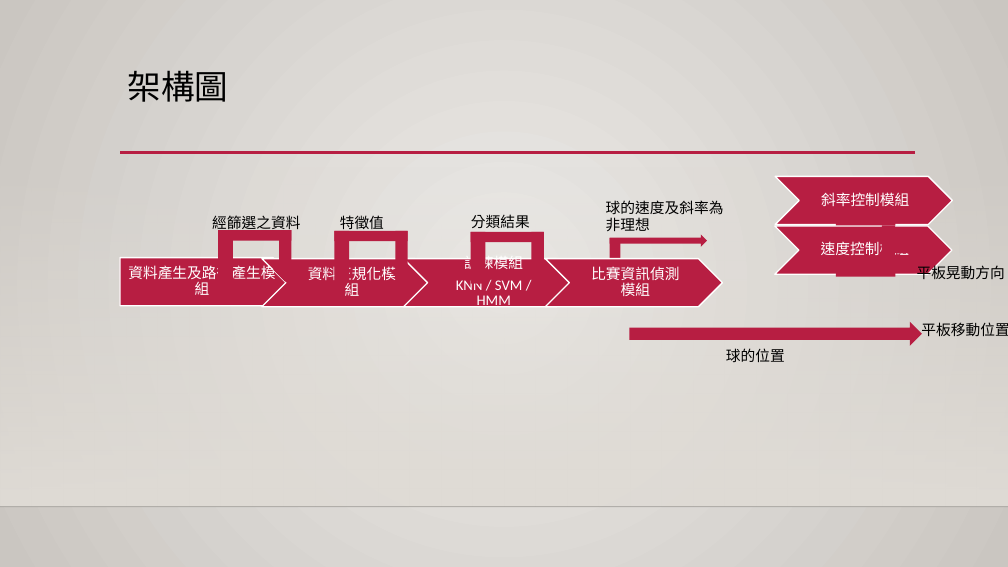
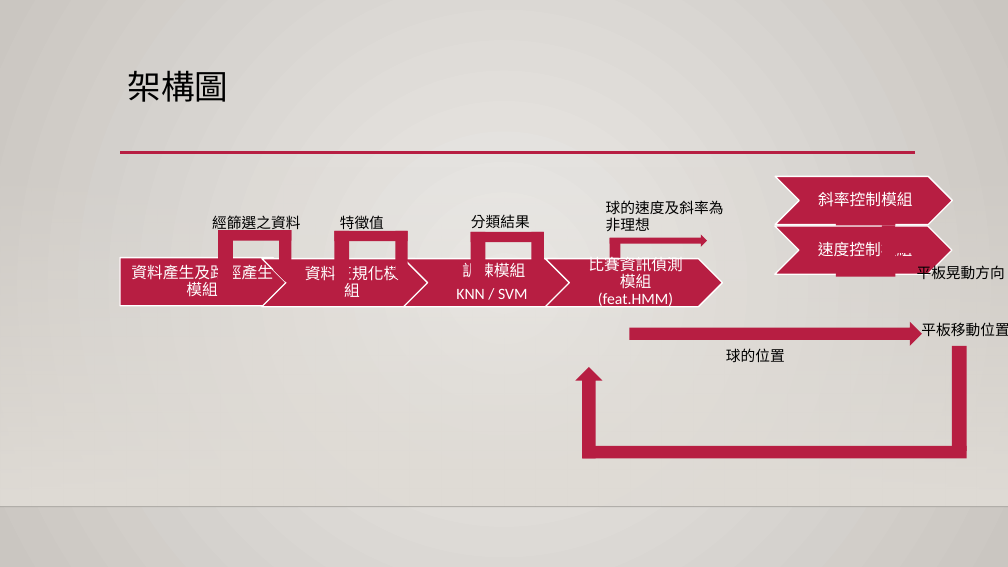
Before and after one commit to Yaucard/Machine-learning, a slide deck: slide 6 of homework5/ML_HW5_定版.pptx. Drawn at 1008x567 pixels with LibreOffice and Linux fonts; fonts in the diff are those of the drawing; background and template pictures are left out. Boxes give left, top, right and bottom in pixels: in the first picture for what was removed or moved away, otherwise in the second. Text is boxed around its words. In the diff, an @@ line names an element or a change of style, - is before the commit and + after.

```diff
--- a/homework5/ML_HW5_定版.pptx
+++ b/homework5/ML_HW5_定版.pptx
@@ size 14 to 15 pt in 4 elements at <box>131,262,273,296</box>, <box>305,265,399,297</box>, <box>818,191,912,207</box>, <box>818,241,912,257</box> @@
@@ text at <box>462,262,525,278</box>: size 14 to 15 pt in "訓練模組" @@
@@ text at <box>588,254,682,309</box>: text changed; size 14 to 15 pt @@
-比賽資訊偵測模組
+比賽資訊偵測模組(feat.HMM)
@@ text at <box>456,289,528,299</box>: text changed; size 14 to 15 pt @@
-KNN / SVM / HMM
+KNN / SVM
@@ rectangle added at <box>952,346,966,451</box>, fill #B71E42 @@
@@ down arrow added at <box>575,368,603,459</box>, fill #B71E42 @@
@@ rectangle added at <box>582,446,966,459</box>, fill #B71E42 @@
```
Also in this commit, not shown: 1 other file.
